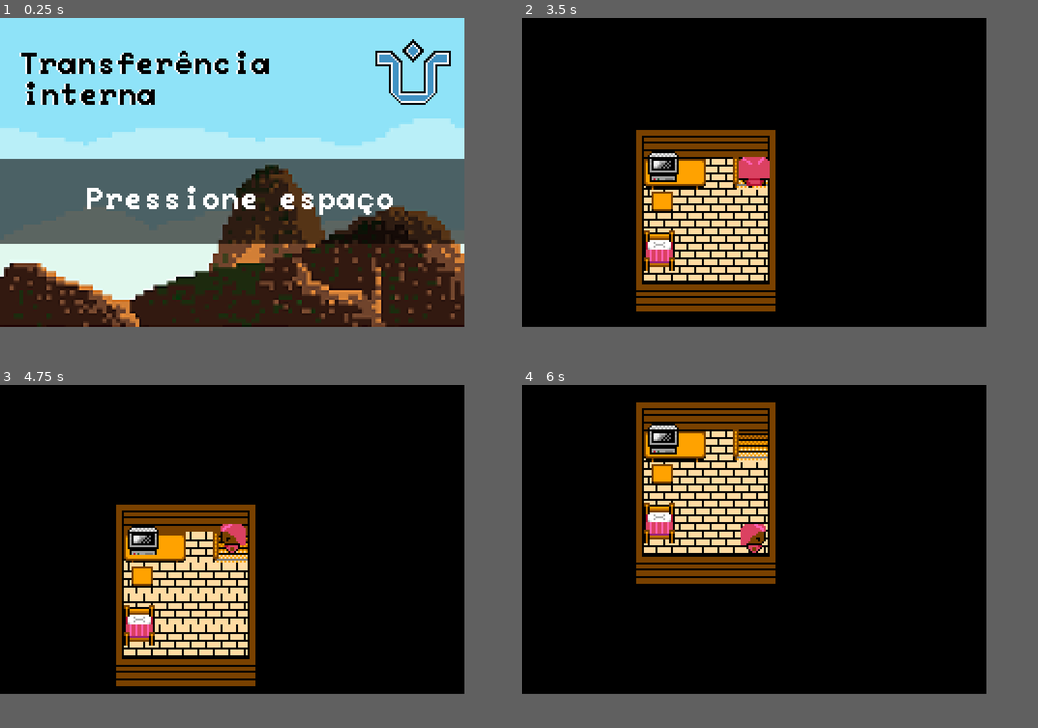
Above: before the commit, frames 1-4 (two rows, left to right).
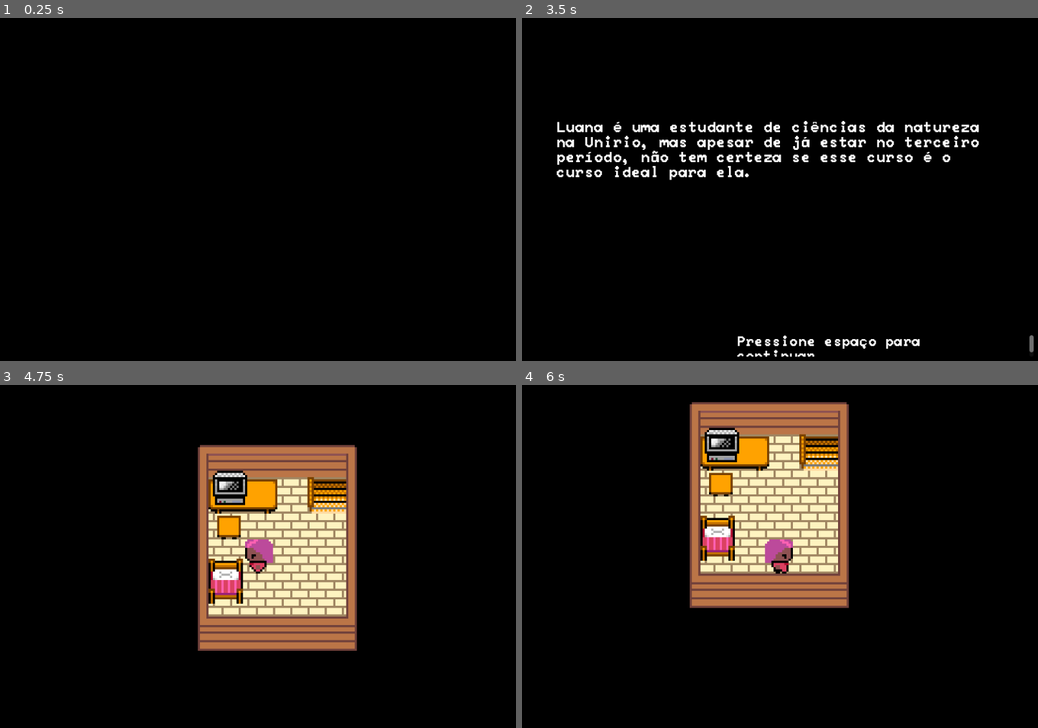
Above: after the commit, the same moments.

Repository: cauesmelo/transferencia-interna
Game: Godot game, scene res://Level/intro.tscn
Same seed, same stepped clock (60 frames per second), same inputs: the game is played once before the commit and once after it. Before the commit the project starts from res://Menu/main_menu.tscn.
Inputs:
- Up to frame 1 (0.25 s): no input
- Up to frame 2 (3.5 s): tap Enter at 0.5 s; hold D (right) 0.53-1.28 s; hold Space (action) 0.53-1.28 s; hold S (down) 1.28-2.03 s; tap Space (action) at 1.35, 2.85 s; hold D (right) 2.03-2.78 s; hold Space (action) 2.03-2.78 s; hold W (up) from 2.78 s (still down)
- Up to frame 3 (4.75 s): tap Space (action) at 3.5, 4.35 s; release W (up) at 3.53 s; hold Space (action) 3.53-4.28 s; hold A (left) from 3.53 s (still down)
- Up to frame 4 (6 s): tap Enter at 5 s; release A (left) at 5.03 s; hold S (down) 5.03-5.78 s; hold Space (action) 5.03-5.78 s; hold D (right) from 5.78 s (still down); tap Space (action) at 5.85 s
In our replay, the window is 720x480 before the commit and 800x533 after it. These sizes can differ from the game's own. Grey fills any space a smaller window leaves; there, only what the larger window draws over its background counts as a difference.

The runs differ from the first frame. In frame 1, 78% of the frame differs, in the area x 0-90%, y 0-91%; in frame 2, 14%; in frame 3, 25%; in frame 4, 22%.

Commit message:
feat: add intro dialog

Diff:
--- /dev/null
+++ b/Level/intro.gd
@@ -0,0 +1,39 @@
+extends Node2D
+
+@onready var text_node = $Text
+@onready var proceed_node = $Proceed
+
+var part = 0
+var acc = 0
+var is_done = false
+
+var labels = [
+"Luana é uma estudante de ciências da natureza na Unirio, mas apesar de já estar no terceiro período, não tem certeza se esse curso é o curso ideal para ela.",
+"Após refletir brevemente em seu quarto, se questiona se é possível mudar de curso sem precisar solicitar matrícula pelo SISU novamente.",
+"Sua missão é ajudar a Luana a realizar esse processo. Boa sorte!"
+]
+
+func print_text():
+	var current_index = len(text_node.text)
+
+	if(current_index < len(labels[part])):
+		text_node.text = labels[part].substr(0, current_index + 1)
+	else:
+		proceed_node.visible = true
+		is_done = true
+
+func _process(delta):
+	acc = acc + delta
+
+	if(acc > 0.8):
+		print_text()
+
+func _input(event):
+	if(Input.get_action_strength("action") == 1 && is_done):
+		print(part)
+		if(part < 2):
+			part = part + 1
+			text_node.text = ""
+			proceed_node.visible = false
+		else:
+			get_tree().change_scene_to_file("res://Level/luana_room.tscn")
--- /dev/null
+++ b/Level/intro.tscn
@@ -0,0 +1,25 @@
+[gd_scene load_steps=3 format=3 uid="uid://po3guyxtsuik"]
+
+[ext_resource type="Script" path="res://Level/intro.gd" id="1_hmn2p"]
+[ext_resource type="FontFile" uid="uid://bdc7s013dhkiq" path="res://Assets/Fonts/PeaberryMono.ttf" id="1_wa85p"]
+
+[node name="Intro" type="Node2D"]
+script = ExtResource("1_hmn2p")
+
+[node name="Text" type="RichTextLabel" parent="."]
+offset_left = 64.0
+offset_top = 192.0
+offset_right = 896.0
+offset_bottom = 384.0
+theme_override_fonts/normal_font = ExtResource("1_wa85p")
+theme_override_font_sizes/normal_font_size = 28
+
+[node name="Proceed" type="RichTextLabel" parent="."]
+visible = false
+offset_left = 400.0
+offset_top = 592.0
+offset_right = 952.0
+offset_bottom = 632.0
+theme_override_fonts/normal_font = ExtResource("1_wa85p")
+theme_override_font_sizes/normal_font_size = 26
+text = "Pressione espaço para continuar..."
--- a/Level/luana_room.tscn
+++ b/Level/luana_room.tscn
@@ -22,7 +22,9 @@
 position = Vector2(75, -10)
 
 [node name="Camera2d" type="Camera2D" parent="."]
-position = Vector2(44, 90)
+position = Vector2(53, 84)
+current = true
+zoom = Vector2(4, 4)
 
 [node name="TileMap" type="TileMap" parent="."]
 tile_set = ExtResource("2_o6rlt")
@@ -74,7 +76,7 @@
 texture = ExtResource("8_556df")
 
 [node name="PlayerCat" parent="." instance=ExtResource("1_s6avu")]
-position = Vector2(44, 90)
+position = Vector2(53, 84)
 
 [node name="RemoteTransform2d" type="RemoteTransform2D" parent="PlayerCat"]
 remote_path = NodePath("../../Camera2d")
--- a/Menu/main_menu.gd
+++ b/Menu/main_menu.gd
@@ -2,4 +2,4 @@
 
 func _process(delta):
 	if(Input.get_action_strength("action") == 1):
-		get_tree().change_scene_to_file("res://Level/luana_room.tscn")
+		get_tree().change_scene_to_file("res://Level/intro.tscn")
--- a/Menu/main_menu.tscn
+++ b/Menu/main_menu.tscn
@@ -15,7 +15,7 @@
 script = ExtResource("2_rx8vt")
 
 [node name="Main-menu-bg" type="Sprite2D" parent="."]
-position = Vector2(120, 80)
+position = Vector2(478.5, 319)
+scale = Vector2(3.9875, 3.9875)
 z_index = -1
 texture = ExtResource("1_kaptk")
-metadata/_edit_lock_ = true
--- a/project.godot
+++ b/project.godot
@@ -11,13 +11,13 @@
 [application]
 
 config/name="demo"
-run/main_scene="res://Menu/main_menu.tscn"
+run/main_scene="res://Level/intro.tscn"
 config/features=PackedStringArray("4.0", "Mobile")
 
 [display]
 
-window/size/viewport_width=240
-window/size/viewport_height=160
+window/size/viewport_width=960
+window/size/viewport_height=640
 window/size/resizable=false
 window/size/window_width_override=960
 window/size/window_height_override=640
Binary file changed: Assets/Images/computer.png
Binary file changed: Assets/Images/luana.png
Binary file changed: Assets/Images/tileset.png
